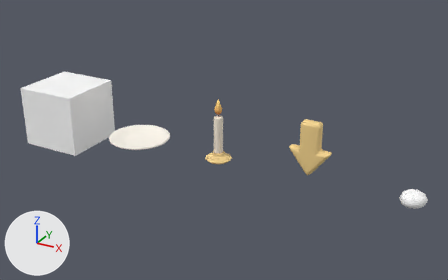
The glTF model gobble-kitchen/src/assets/models/props.glb as it was, and as the next commit left it.
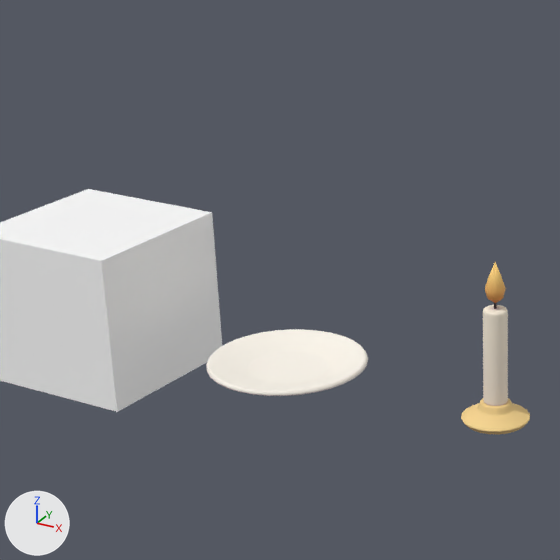
Each version is shown whole from a 50 mm camera at (2.434, -2.548, 1.392) aimed at (1.015, 0.032, 0.102), then close up on the part from 7% to 54% of the width and 0% to 76% of the height. The axes (+X, +Y, +Z) are drawn at lower left. The lights are the same throughout. The last two pictures show the newer version. Where no turn or scale is listed for an object, it has been applied to the vertices.

In view in the first close-up: 'candle_body__geo', 'dinner_plate__geo', 'hit_bell__geo' and 1 more.
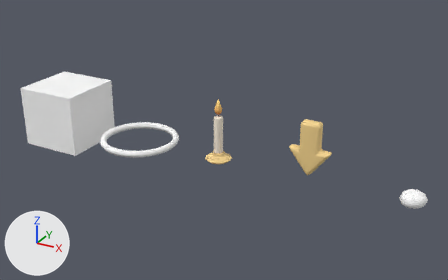
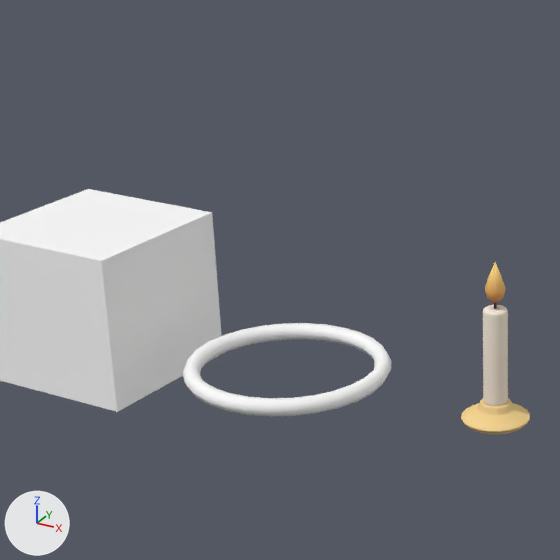
What the commit changed:
Mesh me_slot_ring is new.
It has 168 vertices, 336 faces and spans x -0.218..0.218, y -0.218..0.218, z -0.016..0.016.
It uses material mat_vc.
Object 'dinner_plate__geo' (ob_dinner_plate__geo) is deleted.
Object 'slot_ring__geo' (ob_slot_ring__geo) is new; it shows me_slot_ring.
Its location is (0.5, 0.0, 0.012).

Location of each change, [x1, y1, x2, y2] in pixels of the close-ups (560 x 560 px):
'dinner_plate__geo', deleted: before [206, 329, 368, 396]
'slot_ring__geo', added: after [182, 323, 391, 416]
